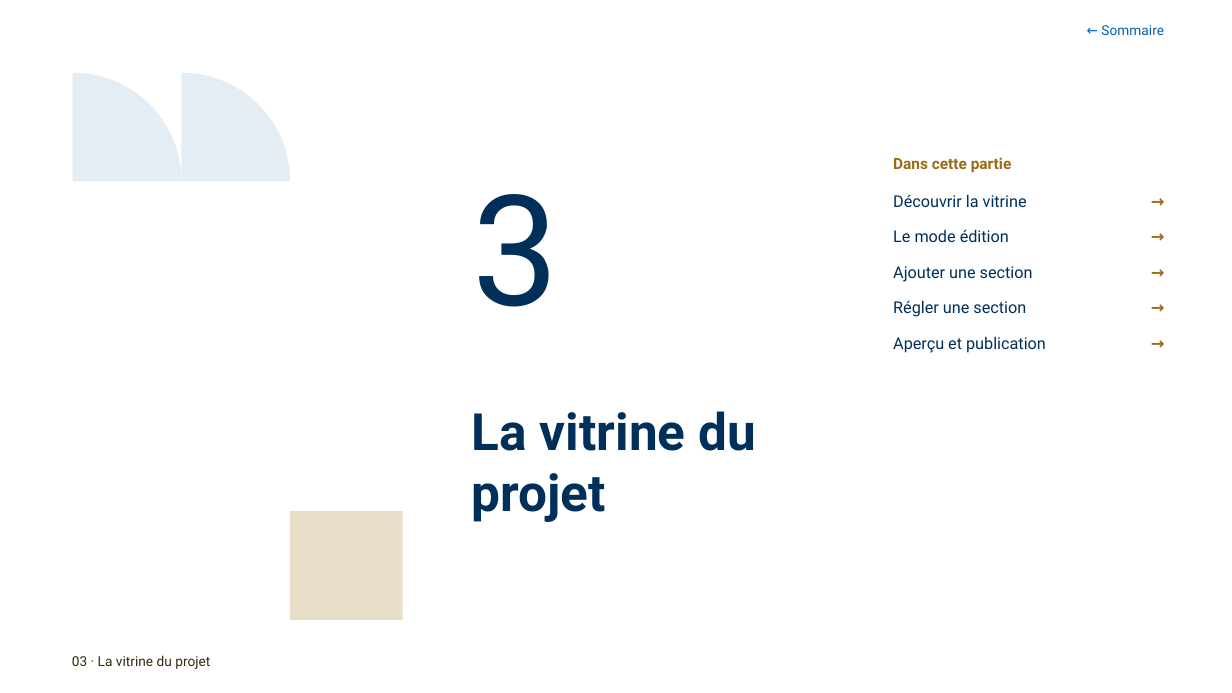
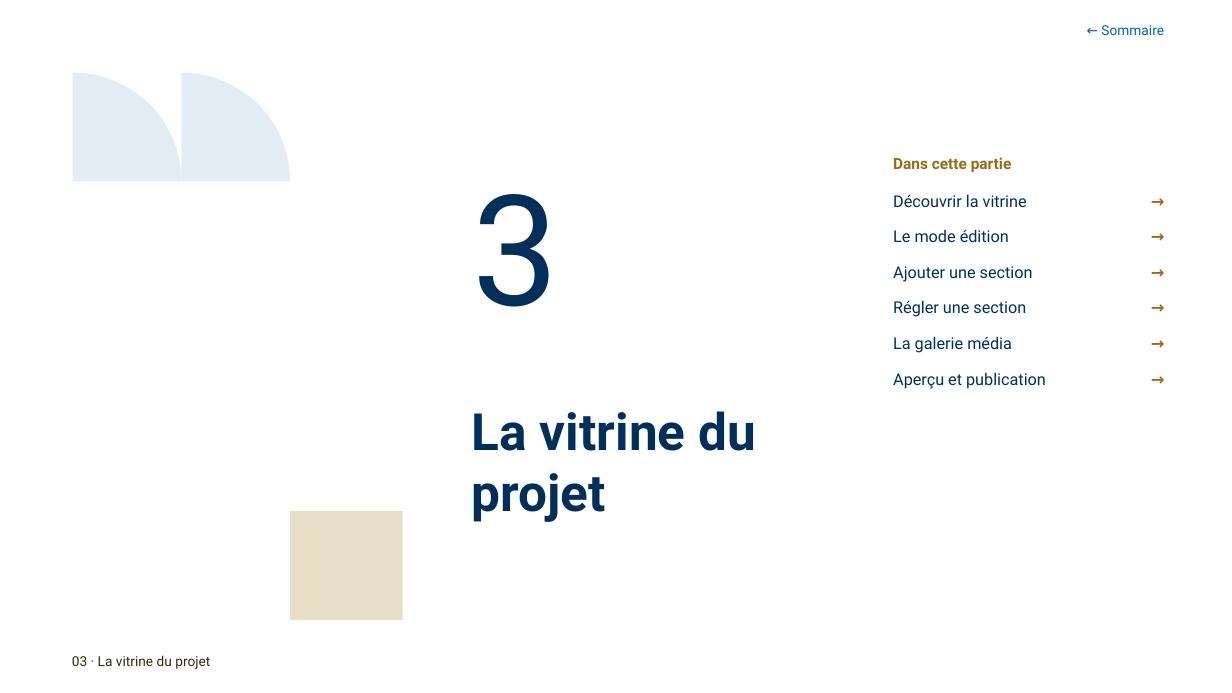
Before and after one commit to antoinelmariel-ux/ProjectNavigator, a slide deck: slide 23 of docs/Project Navigator _ Manuel Chef de Project.pptx. Drawn at 1232x693 pixels with LibreOffice and Linux fonts; fonts in the diff are those of the drawing; background and template pictures are left out. Boxes give left, top, right and bottom in pixels: in the first picture for what was removed or moved away, otherwise in the second. Text is boxed around its words. In the diff, an @@ line names an element or a change of style, - is before the commit and + after.

```diff
--- a/docs/Project Navigator _ Manuel Chef de Project.pptx
+++ b/docs/Project Navigator _ Manuel Chef de Project.pptx
@@ text added at [893,336,1012,353], 9.5 pt, text #003059 @@
+La galerie média
@@ text "Aperçu et publication": place and size @@
-text "Aperçu et publication" at [893,336,1046,353]
+text "Aperçu et publication" at [893,372,1046,389]
@@ text added at [1121,368,1164,393], 9.5 pt, text #996B14, bold @@
+→
```
Also in this commit, not shown: 3 other slides changed, 1 slide added.
